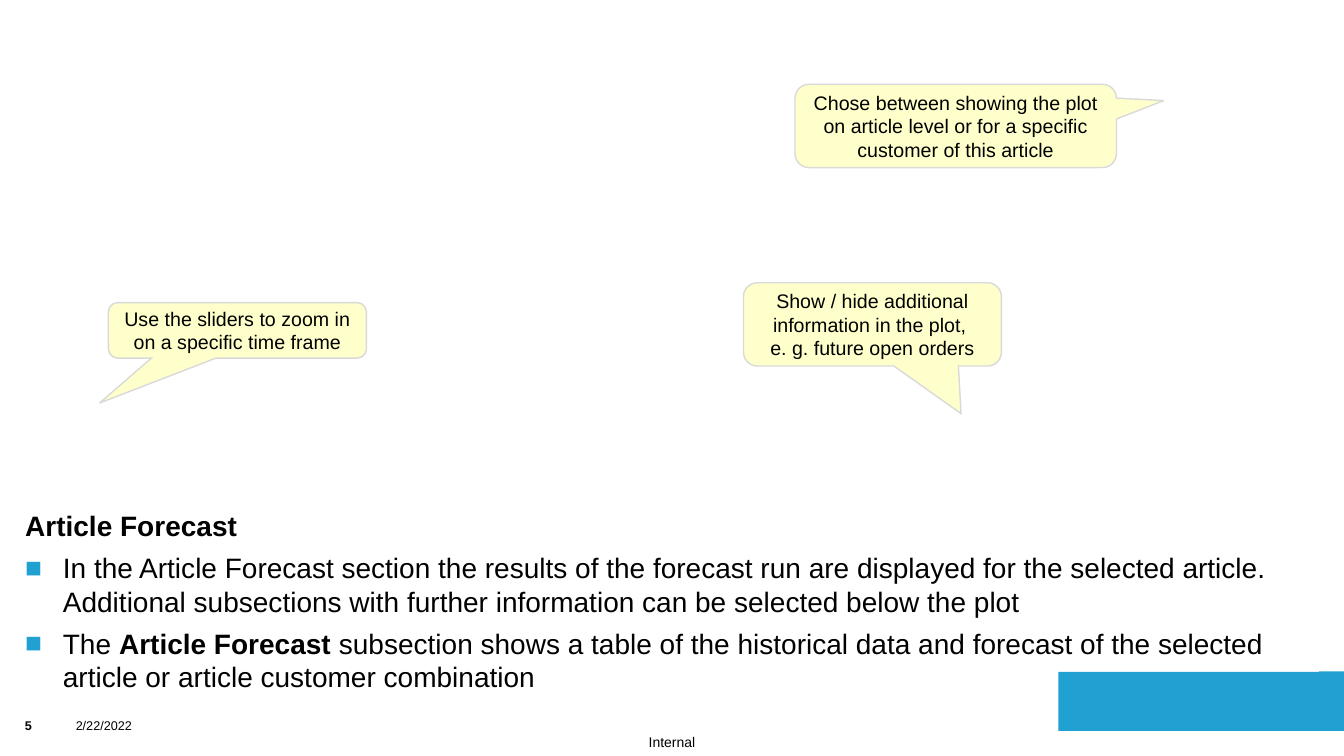
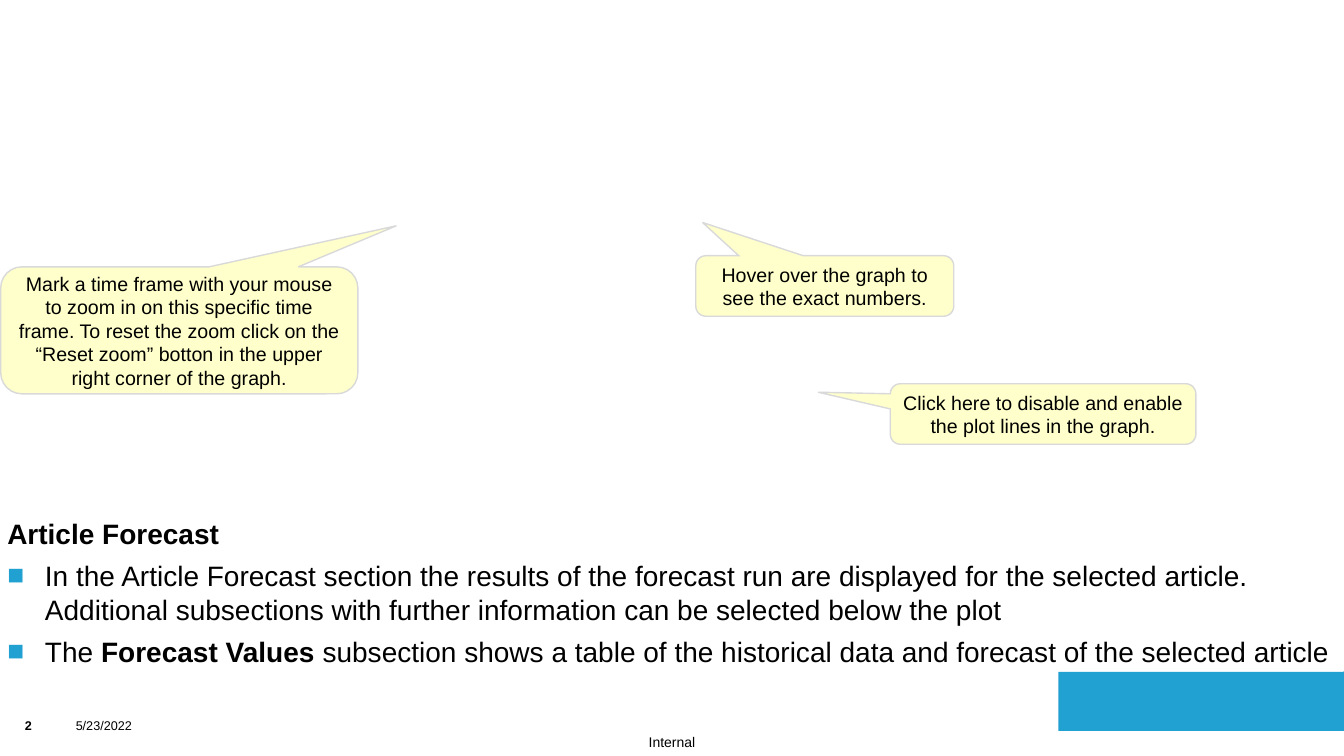
Before and after one commit to saskiaha/FSS_TeamProject, a slide deck: slide 2 of src/assets/ADFUserManual.pptx (slide 5 before the commit). Drawn at 1344x756 pixels with LibreOffice and Linux fonts; fonts in the diff are those of the drawing; background and template pictures are left out. Boxes give left, top, right and bottom in pixels: in the first picture for what was removed or moved away, otherwise in the second. Text is boxed around its words. In the diff, an @@ line names an element or a change of style, - is before the commit and + after.

Commit message:
Article Forecast menu changed, manual updated

```diff
--- a/src/assets/ADFUserManual.pptx
+++ b/src/assets/ADFUserManual.pptx
@@ rounded speech box "Mark a time frame with ..." resized from (x1=109, y1=302, x2=367, y2=358) to (x1=1, y1=267, x2=358, y2=394) @@
@@ rounded speech box "Hover over the graph to ..." resized from (x1=744, y1=283, x2=1002, y2=367) to (x1=696, y1=256, x2=954, y2=317) @@
@@ text in rounded speech box at (x1=722, y1=267, x2=927, y2=306): text changed @@
-Show / hide additional information in the plot,
-e. g. future open orders
+Hover over the graph to see the exact numbers.
@@ text in rounded speech box at (x1=19, y1=276, x2=339, y2=389): text changed @@
-Use the sliders to zoom in on a specific time frame
+Mark a time frame with your mouse to zoom in on this specific time frame. To reset the zoom click on the “Reset zoom” botton in the upper right corner of the graph.
@@ proportions changed in 3 elements at (x1=1, y1=267, x2=358, y2=394), (x1=696, y1=256, x2=954, y2=317), (x1=890, y1=384, x2=1196, y2=445) @@
@@ rounded speech box "Click here to disable and ..." resized from (x1=796, y1=85, x2=1117, y2=168) to (x1=890, y1=384, x2=1196, y2=445) @@
@@ text in rounded speech box at (x1=903, y1=395, x2=1182, y2=437): text changed @@
-Chose between showing the plot on article level or for a specific customer of this article
+Click here to disable and enable the plot lines in the graph.
@@ text "Article Forecast" moved from (x1=25, y1=515, x2=1265, y2=688) to (x1=7, y1=523, x2=1329, y2=663) @@
@@ text at (x1=45, y1=641, x2=1329, y2=663): text changed @@
-■ The Article Forecast subsection shows a table of the historical data and forecast of the selected article or article customer combination
+■ The Forecast Values subsection shows a table of the historical data and forecast of the selected article
@@ page number at (x1=25, y1=721, x2=32, y2=730): text changed @@
-5
+2
@@ text at (x1=76, y1=721, x2=132, y2=730): text changed @@
-2/22/2022
+5/23/2022
```
Also in this commit, not shown: 3 other slides changed, 4 slides removed, 6 other files.
